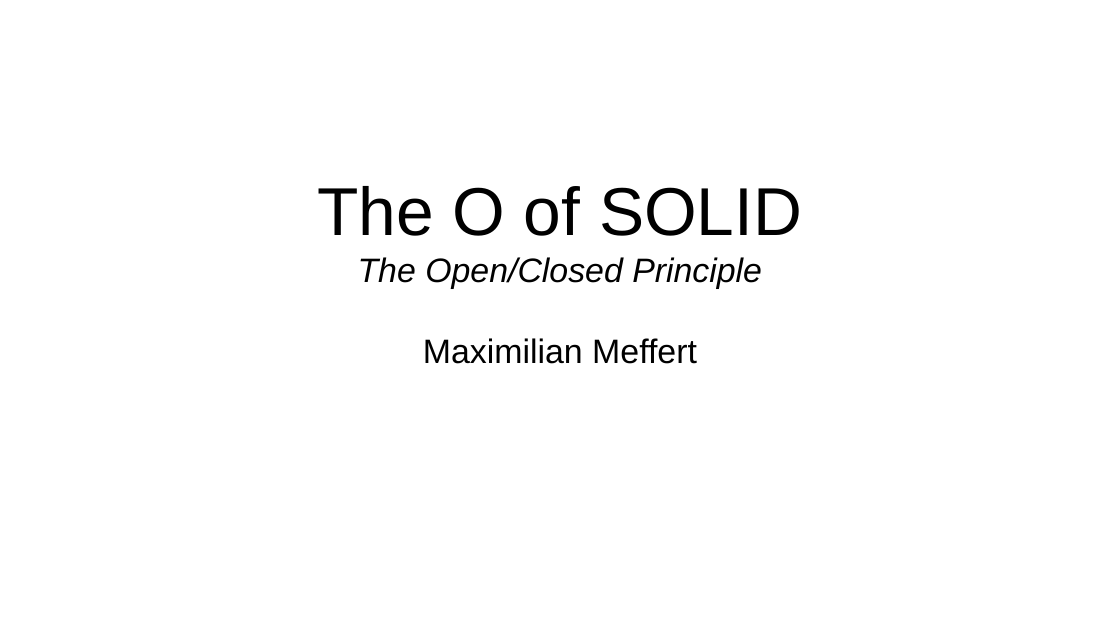
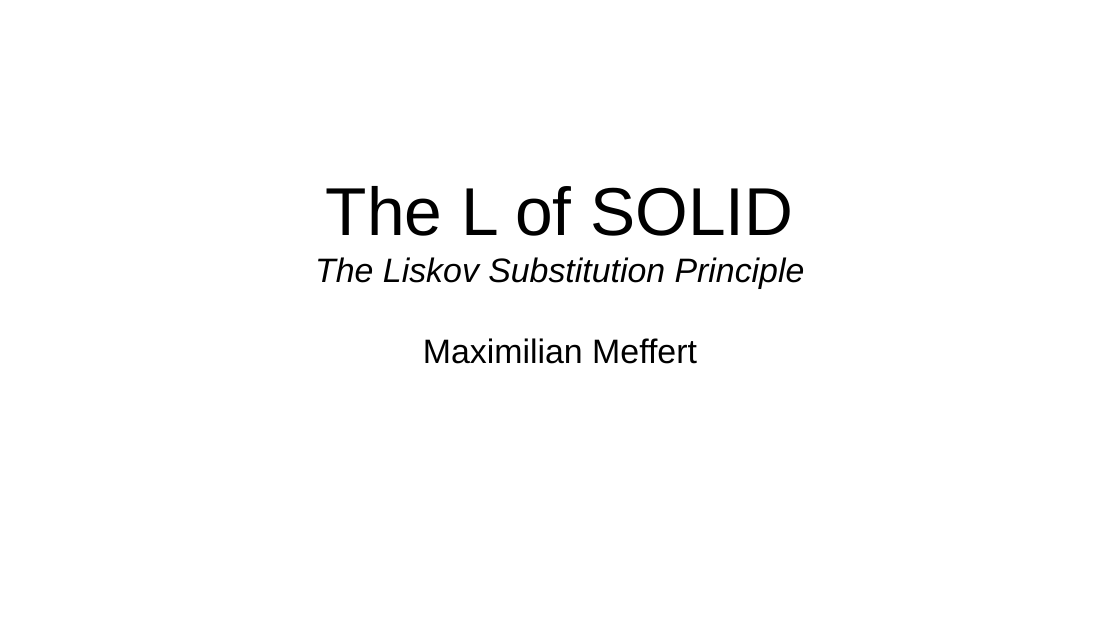
Before and after one commit to maxmeffert/SOLID, a slide deck: slide 1 of TheLofSOLID/TheLofSOLID.odp. Drawn at 1120x630 pixels with LibreOffice and Linux fonts; fonts in the diff are those of the drawing. Boxes give left, top, right and bottom in pixels: in the first picture for what was removed or moved away, otherwise in the second. Text is boxed around its words. In the diff, an @@ line names an element or a change of style, - is before the commit and + after.

```diff
--- a/TheLofSOLID/TheLofSOLID.odp
+++ b/TheLofSOLID/TheLofSOLID.odp
@@ subtitle at (315, 186, 805, 289): text changed @@
-The O of SOLID
-The Open/Closed Principle
+The L of SOLID
+The Liskov Substitution Principle
```
Also in this commit, not shown: 2 other slides changed, 8 slides added, 15 slides removed, 3 other files.
